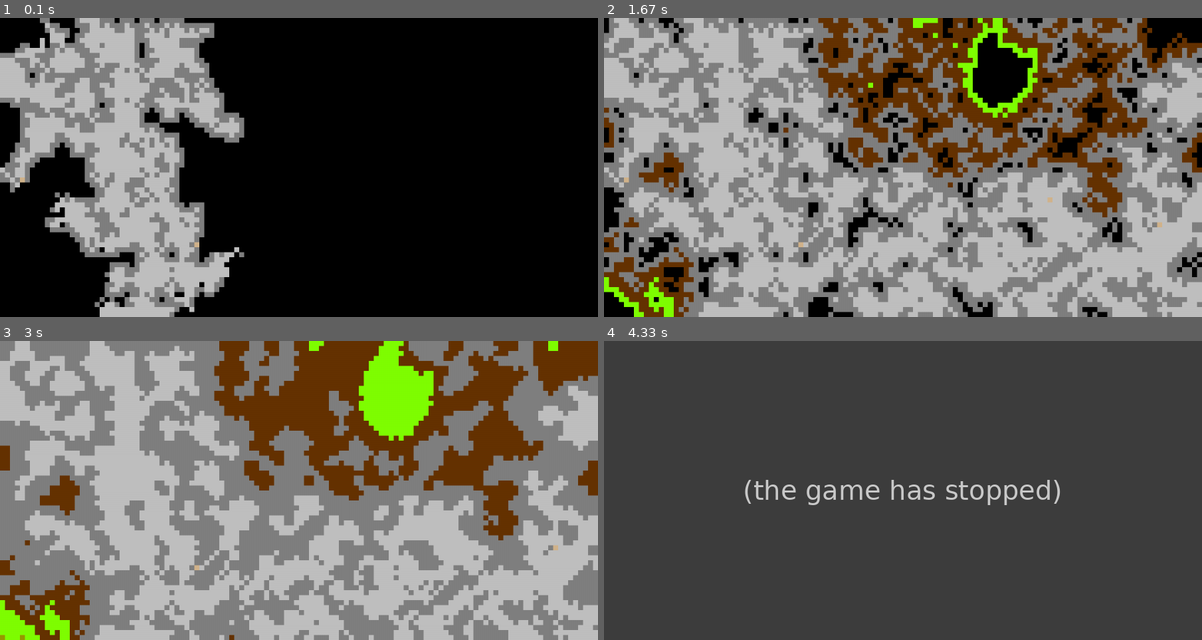
Above: before the commit, frames 1-4 (two rows, left to right).
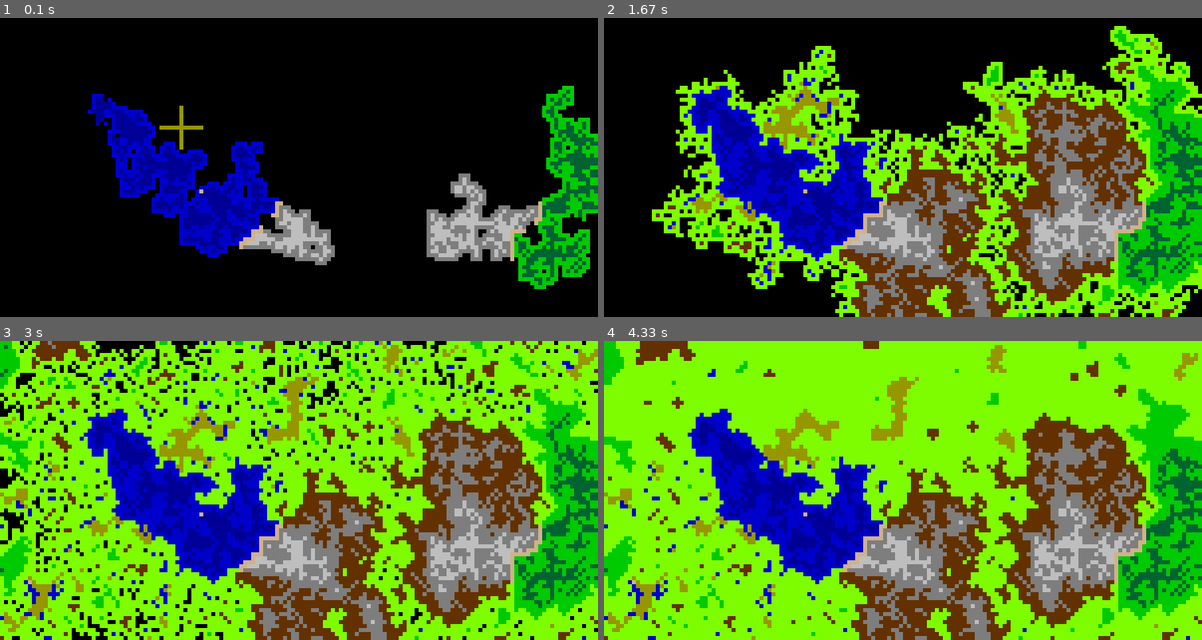
Above: after the commit, the same moments.

Repository: netdance/procgen_landscape_wfc
Game: pygame game, started from main.py
Same seed, same stepped clock (60 frames per second), same inputs: the game is played once before the commit and once after it.
Inputs:
- Up to frame 1 (0.1 s): no input
- Up to frame 2 (1.67 s): no input
- Up to frame 3 (3 s): tap Q at 2.33, 2.67 s
- Up to frame 4 (4.33 s): tap Enter every 0.33 s from 3 to 4 s

The runs differ from the first frame. In frame 1, 39% of the frame differs, in the area x 0-100%, y 0-100%; in frame 2, 89%; in frame 3, 90%; in frame 4, 100%.
Before the commit the program exited at 3.7 s; later frames show no game.

Commit message:
Full WFC algo in cgrid.

Diff:
--- a/main.py
+++ b/main.py
@@ -13,7 +13,7 @@
 from mapgen.cgrid import Grid
 from UI.pygame_display import PygameDisplay
 
-PROFILE = True
+PROFILE = False
 
 # Basic configuration for logging
 logging.basicConfig(
@@ -64,33 +64,33 @@
 rbiomes.add_biome(Cell(id='W', color=(0, 0, 153),
                   neighbor_weights={'W': 1.3, "w": 0.9, 'r': 0.01}))
 rbiomes.add_biome(Cell(id='w', color=(0, 0, 204),
-                  neighbor_weights={'w': 1.3, 'W': 0.5, 'g': 0.7, 's': 0.6, 'r': 0.01}))
+                  neighbor_weights={'w': 1.35, 'W': 0.5, 'g': 0.7, 's': 0.6, 'r': 0.01}))
 rbiomes.add_biome(Cell(id='g', color=(128, 255, 0),
-                  neighbor_weights={'g': 2.3, 'w': 0.27, 'f': 0.22, 's': 0.18, 'h': 0.39, 'r': 0.01}))
+                  neighbor_weights={'g': 2.2, 'w': 0.27, 'f': 0.38, 's': 0.18, 'h': 0.39, 'r': 0.01}))
 rbiomes.add_biome(Cell(id='f', color=(0, 204, 0),
-                  neighbor_weights={'f': 1.6, 'g': 0.6, 'F': 0.9, 'r': 0.01}))
+                  neighbor_weights={'f': 2.1, 'g': 0.65, 'F': 1.1, 'r': 0.01}))
 rbiomes.add_biome(Cell(id='F', color=(0, 102, 51),
-                  neighbor_weights={'F': 1.3, 'f': 0.9, 'r': 0.01}))
+                  neighbor_weights={'F': 1.3, 'f': 1.0, 'r': 0.01}))
 rbiomes.add_biome(Cell(id='h', color=(102, 51, 0),
-                  neighbor_weights={'h': 2, 'g': 0.68, 'm': 0.9, 'r': 0.01}))
+                  neighbor_weights={'h': 2, 'g': 0.7, 'm': 1.0, 'r': 0.01}))
 rbiomes.add_biome(Cell(id='m', color=(128, 128, 128),
-                  neighbor_weights={'m': 1.4, 'M': 0.7, 'h': 0.8, 'r': 0.01}))
+                  neighbor_weights={'m': 1.2, 'M': 0.7, 'h': 0.8, 'r': 0.01}))
 rbiomes.add_biome(Cell(id='M', color=(192, 192, 192),
-                  neighbor_weights={'M': 1.3, 'm': 1.0, 'r': 0.01}))
+                  neighbor_weights={'M': 1.2, 'm': 1.0, 'r': 0.01}))
 rbiomes.add_biome(Cell(id='s', color=(153, 153, 0),
-                  neighbor_weights={'s': 2, 'w': 0.7, 'g': 0.76, 'r': 0.01}))
+                  neighbor_weights={'s': 2, 'w': 0.75, 'g': 0.76, 'r': 0.01}))
 rbiomes.add_biome(Cell(id='r', color=(210, 180, 140),
                   neighbor_weights={'r': 0.001, 'W': 0.1, 'w': 0.1, 'g': 0.1,
                                     'f': 0.1, 'F': 0.1, 'h': 0.1, 'm': 0.1, 'M': 0.1,
                                     's': 0.1, 'r': 0.01 }))
 
-biomes: Biomes = lbiomes
+biomes: Biomes = rbiomes
 
 # Initialize Pygame
 pygame.init()
 
 # Screen dimensions and colors
-CELL_SIZE = 10
+CELL_SIZE = 8
 SCREEN_WIDTH = 1200
 SCREEN_HEIGHT = 600
 BLACK = (0, 0, 0)
@@ -145,12 +145,13 @@
     grid_height = int(SCREEN_HEIGHT / CELL_SIZE)
     grid = Grid(width=grid_width, height=grid_height, biomes=biomes)
     grid.connector_name = CONNECTOR_ID
-    #grid.add_random('f', 3)
-    #grid.add_random('s', 5)
-    #grid.add_random('W', 5)
-    #grid.add_random('W', 3)
-    #grid.add_random('M', 4)
-    #grid.add_random('F', 5)
+    grid.add_random('F', 5)
+    grid.add_random('s', 5)
+    grid.add_random('W', 5)
+    grid.add_random('W', 3)
+    grid.add_random('M', 4)
+    grid.add_random('M', 5)
+    grid.add_random('F', 5)
     return grid
 
 def main():
--- a/mapgen/biomes.py
+++ b/mapgen/biomes.py
@@ -1,4 +1,4 @@
-from typing import List
+from typing import List, Optional
 from dataclasses import dataclass, field
 from .cell import Cell
 
@@ -11,8 +11,9 @@
         # Custom getter for the list
         return self._biomes
 
-    def find_by_id(self, target_id: str) -> Cell:
+    def find_by_id(self, target_id: str) -> Optional[Cell]:
         return next((obj for obj in self._biomes if obj.id == target_id), None)
 
     def add_biome(self, grid_obj: Cell) -> None:
         self._biomes.append(grid_obj)
+        return
--- a/mapgen/cell.py
+++ b/mapgen/cell.py
@@ -7,3 +7,6 @@
     id: str
     color: Tuple[int, int, int]
     neighbor_weights: Dict[str, float] = field(default_factory=dict)
+
+    def allowed_neighbors(self) -> Set[str]:
+        return set(self.neighbor_weights.keys())
--- a/mapgen/cgrid.py
+++ b/mapgen/cgrid.py
@@ -1,7 +1,7 @@
 import random
 from collections import Counter, deque
 from dataclasses import dataclass, field
-from typing import List, Optional, Tuple
+from typing import List, Optional, Tuple, Set
 
 from .biomes import Biomes
 from .cell import Cell
@@ -15,6 +15,7 @@
     biomes: Biomes
     grid: List[List[Optional[Cell]]] = field(init=False)
     entropy_grid: List[List[int]] = field(init=False)
+    potential_states: List[List[Set[str]]] = field(init=False)
     smooth_point: Tuple[int, int] = (0, 0)
 
     connector_name: str = None
@@ -24,6 +25,7 @@
         self.grid = [[None for _ in range(self.width)] for _ in range(self.height)]
         initial_entropy = self.calculate_initial_entropy()
         self.entropy_grid = [[initial_entropy for _ in range(self.width)] for _ in range(self.height)]
+        self.potential_states = [[set(biome.id for biome in self.biomes.biomes) for _ in range(self.width)] for _ in range(self.height)]
         self.smoothed = set()  # Track smoothed cells
         self._smooth_change: bool = False  # Trace if we've changed anything through a pass of the grid
 
@@ -74,15 +76,19 @@
 
     def collapse_cell(self, x: int, y: int):
         if self.grid[y][x] is None:  # Note: numpy uses (row, col), i.e., (y, x)
-            weights = [self.calculate_weight(x, y, obj) for obj in self.biomes.biomes]
+            possible_states = list(self.potential_states[y][x])
+            weights = [self.calculate_weight(x, y, self.biomes.find_by_id(state)) for state in possible_states]
             try:
-                chosen_object = random.choices(self.biomes.biomes, weights=weights)[0]
+                chosen_state = random.choices(possible_states, weights=weights)[0]
+                chosen_object = self.biomes.find_by_id(chosen_state)
             except ValueError:
                 raise ImpossibleWorld(f"Cannot resolve world, stopping at {x},{y}", self.get_neighbors(x, y))
             self.set_cell(x, y, chosen_object)
 
     def set_cell(self, x: int, y: int, cell: Cell):
         self.grid[y][x] = cell
+        self.potential_states[y][x] = {cell.id}
+        self.entropy_grid[y][x] = 0
         self.propagate_entropy(x, y)
 
     def propagate_entropy(self, x: int, y: int):
@@ -96,18 +102,18 @@
                         continue
                     nx, ny = cx + dx, cy + dy
                     if 0 <= nx < self.width and 0 <= ny < self.height and self.grid[ny][nx] is None:
-                        valid_objects = [obj for obj in self.biomes.biomes if self.is_valid_object(nx, ny, obj)]
-                        new_entropy = len(valid_objects)
-                        if new_entropy < self.entropy_grid[ny][nx]:
-                            self.entropy_grid[ny][nx] = new_entropy
+                        old_potential_states = self.potential_states[ny][nx]
+                        new_potential_states = set(obj.id for obj in self.biomes.biomes if self.is_valid_object(nx, ny, obj))
+                        if new_potential_states != old_potential_states:
+                            self.potential_states[ny][nx] = new_potential_states
+                            self.entropy_grid[ny][nx] = len(new_potential_states)
                             queue.append((nx, ny))
 
     def is_valid_object(self, x: int, y: int, obj: Cell) -> bool:
         neighbors = self.get_neighbors(x, y)
         for neighbor in neighbors:
-            if neighbor:
-                if obj.id not in neighbor.neighbor_weights or neighbor.id not in obj.neighbor_weights:
-                    return False
+            if neighbor and (obj.id not in neighbor.allowed_neighbors() or neighbor.id not in obj.allowed_neighbors()):
+                return False
         return True
 
     def get_neighbors(self, x: int, y: int) -> List[Optional[Cell]]:
@@ -128,7 +134,6 @@
             if neighbor:
                 weight *= neighbor.neighbor_weights.get(obj.id, 0)
         return weight
-
 
     def smooth(self) -> bool:
         remove_id = None
